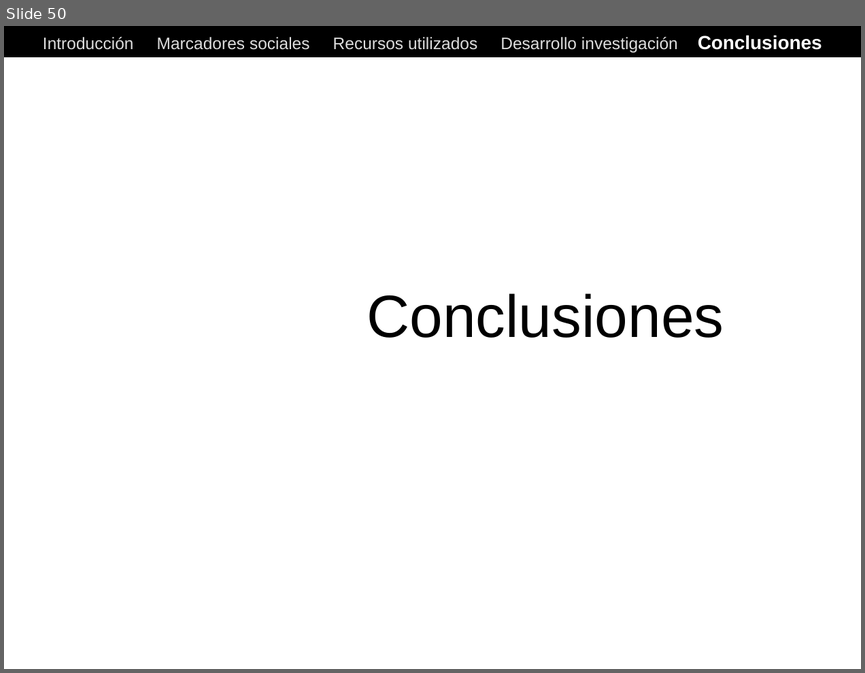
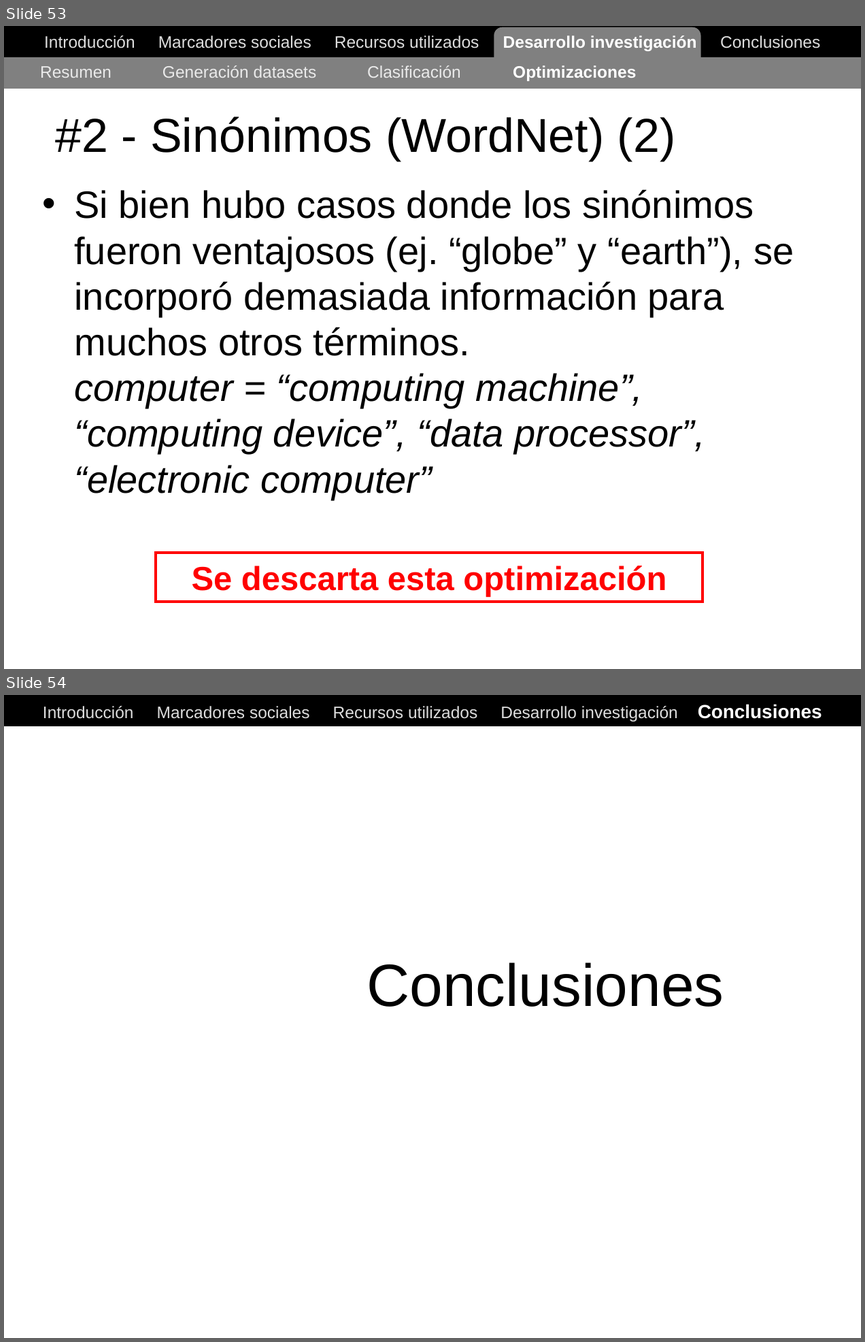
Before and after one commit to ak907kenai/nicotournetesis, a slide deck: docs_trunk/Nicolás Tourné - Presentación Tesis (v1).ppt. Shown one above the other, each under a label of ours: slide 50 before the commit, slides 53 and 54 after it. The pictures are 865x673 and 865x1342 pixels, drawn with LibreOffice and Linux fonts; fonts in the diff are those of the drawing. Boxes give left, top, right and bottom in pixels: in the first picture for what was removed or moved away, otherwise in the second. Text is boxed around its words. In the diff, an @@ line names an element or a change of style, - is before the commit and + after.

```diff
--- a/docs_trunk/Nicolás Tourné - Presentación Tesis (v1).ppt
+++ b/docs_trunk/Nicolás Tourné - Presentación Tesis (v1).ppt
@@ slide 53 added at [4, 26, 861, 669], background #FFFFFF @@
@@ rectangle added at [4, 26, 861, 57], fill #000000, outline #000000 0.74 pt @@
@@ text added at [44, 36, 820, 51], 14 pt, text #DDDDDD @@
+Introducción Marcadores sociales Recursos utilizados Desarrollo investigación Conclusiones
@@ rounded rectangle added at [494, 27, 700, 78], fill #808080 @@
@@ rectangle added at [4, 57, 861, 88], fill #808080 @@
@@ text added at [40, 65, 636, 81], 14 pt, text #EAEAEA @@
+Resumen Generación datasets Clasificación Optimizaciones
@@ title added at [55, 116, 675, 161], 40 pt, text #000000 @@
+#2 - Sinónimos (WordNet) (2)
@@ text added at [74, 189, 793, 500], 32 pt, text #000000 @@
+• Si bien hubo casos donde los sinónimos fueron ventajosos (ej. “globe” y “earth”), se incorporó demasiada información para muchos otros términos.
+  computer = “computing machine”, “computing device”, “data processor”, “electronic computer”
@@ rectangle added at [156, 552, 702, 601], outline #FF0000 2.24 pt, 28 pt, text #FF0000, bold @@
+Se descarta esta optimización
@@ what was slide 50 is now slide 54 @@
```
Also in this commit, not shown: 2 slides changed, 3 other slides added, 3 slides removed.
